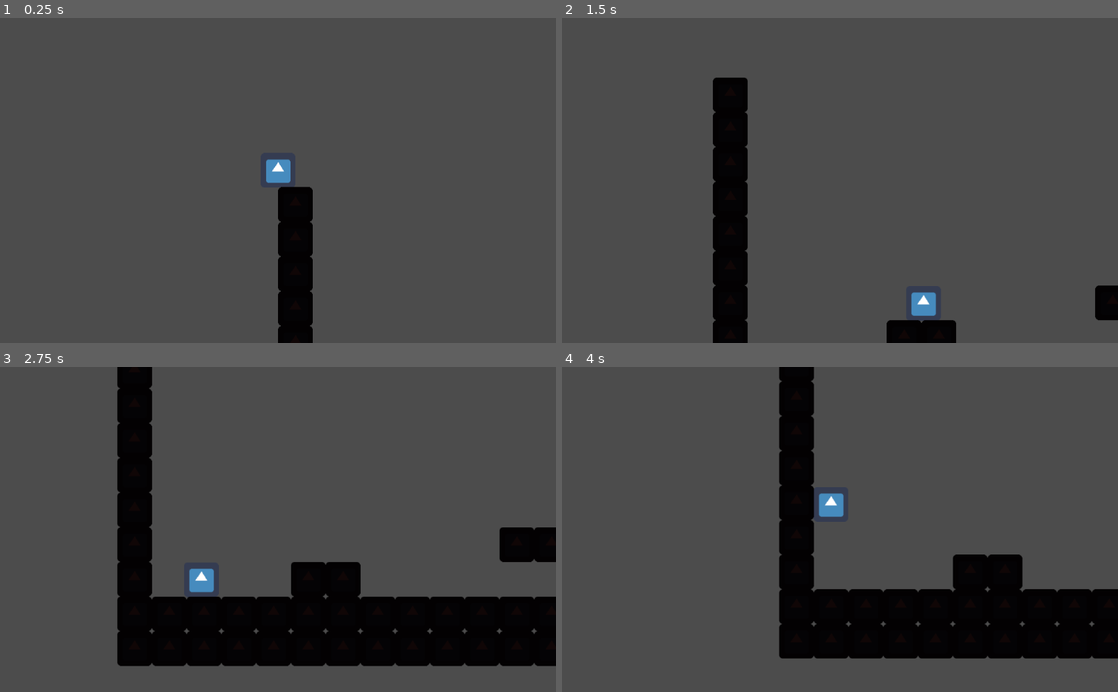
Above: before the commit, frames 1-4 (two rows, left to right).
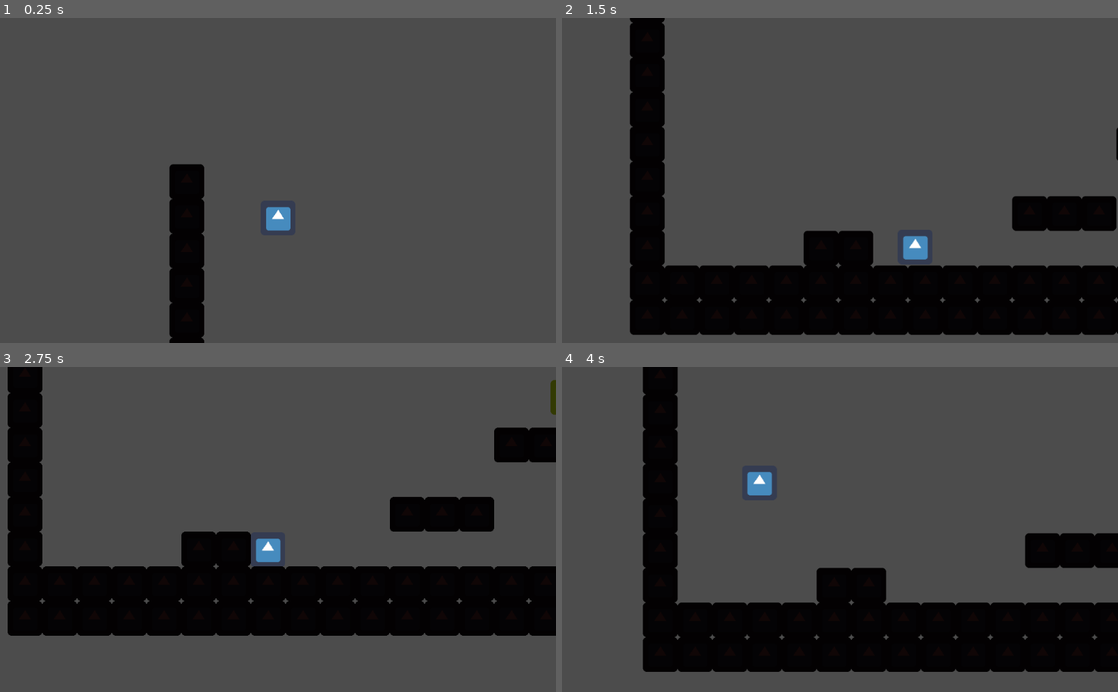
Above: after the commit, the same moments.

Repository: Khaleer/gamejam
Game: Godot game, scene res://main_scene.tscn
The game is run twice, just before and just after one commit, with the same random seed, the same clock (stepped at 60 frames per second) and the same inputs. The engine's default icon, where the game draws it, is replaced by a stand-in: a white triangle on a blue panel in a dark square.
Inputs:
- Up to frame 1 (0.25 s): no input
- Up to frame 2 (1.5 s): hold Shift (fast_movement) 0.53-1.28 s; hold Right (right) from 0.53 s (still down); tap W (jump) at 0.77 s; tap Shift (fast_movement) at 1.35 s
- Up to frame 3 (2.75 s): tap W (jump) at 1.52 s; release Right (right) at 2.03 s; hold A (left) from 2.03 s (still down); hold Shift (fast_movement) from 2.03 s (still down)
- Up to frame 4 (4 s): keep holding A (left); release Shift (fast_movement) at 2.78 s; tap Shift (fast_movement) at 2.85 s; tap W (jump) at 3.02, 3.77 s; hold Shift (fast_movement) from 3.53 s (still down)

The runs differ from the first frame. In frame 1, 6.9% of the frame differs, in the area x 30-57%, y 43-100%; in frame 2, 29%; in frame 3, 31%, in the area x 1-100%, y 0-93%; in frame 4, 23%.

Commit message:
UI update
In this update we have:
- totally ugly but working UI
-absolutelly messed up item system
-item blueprint scene
and i want to kill myself already
HAVE FUN

Diff:
--- a/game/Global.gd
+++ b/game/Global.gd
@@ -1,15 +1,7 @@
 extends Node
 
-
-var is_item_collected = false
-var item = 0
-
-
-# Called when the node enters the scene tree for the first time.
-func _ready():
-	pass # Replace with function body.
-
-
-# Called every frame. 'delta' is the elapsed time since the previous frame.
-#func _process(delta):
-#	pass
+var item_one_collected = false
+var item_two_collected = false
+var item_three_collected = false
+var item_four_collected = false
+var item_five_collected = false
--- /dev/null
+++ b/game/UI_START_MENU.gd
@@ -0,0 +1,7 @@
+extends Control
+
+
+
+
+func _on_Button_pressed() -> void:
+	get_tree().change_scene("res://levels/Level_1.tscn")
--- a/game/items/item.gd
+++ b/game/items/item.gd
@@ -5,7 +5,7 @@
 
 func collected():
 	emit_signal("item_collected")
-	Global.is_item_collected = true
+	Global.item_one_collected = true
 	queue_free()
 
 func _on_items_body_entered(body):
--- a/game/items/item.tscn
+++ b/game/items/item.tscn
@@ -13,7 +13,7 @@
 shape = SubResource( 1 )
 
 [node name="Sprite" type="Sprite" parent="."]
-modulate = Color( 0.952941, 0.0392157, 0.0392157, 1 )
+modulate = Color( 0.945098, 0.952941, 0.0392157, 1 )
 texture = ExtResource( 1 )
 
 [connection signal="body_entered" from="." to="." method="_on_items_body_entered"]
--- /dev/null
+++ b/game/levels/Level_1.tscn
@@ -0,0 +1,15 @@
+[gd_scene load_steps=4 format=2]
+
+[ext_resource path="res://items/Time_machine.tscn" type="PackedScene" id=1]
+[ext_resource path="res://player/player.tscn" type="PackedScene" id=2]
+[ext_resource path="res://levels/tileset_1.tscn" type="PackedScene" id=3]
+
+[node name="Level_1" type="Node2D"]
+
+[node name="player" parent="." instance=ExtResource( 2 )]
+position = Vector2( 192, 0 )
+
+[node name="level" parent="." instance=ExtResource( 3 )]
+
+[node name="Time_machine" parent="." instance=ExtResource( 1 )]
+position = Vector2( 1640, 288 )
--- /dev/null
+++ b/game/main.tscn
@@ -0,0 +1,34 @@
+[gd_scene load_steps=2 format=2]
+
+[ext_resource path="res://UI_START_MENU.gd" type="Script" id=1]
+
+[node name="Control" type="Control"]
+anchor_right = 1.0
+anchor_bottom = 1.0
+script = ExtResource( 1 )
+__meta__ = {
+"_edit_use_anchors_": false
+}
+
+[node name="Label" type="Label" parent="."]
+anchor_right = 0.334
+anchor_bottom = 0.097
+margin_left = 64.0
+margin_top = 64.0
+margin_right = -86.016
+margin_bottom = 69.8
+text = "TITLE"
+align = 1
+valign = 1
+
+[node name="Button" type="Button" parent="."]
+margin_left = 64.0
+margin_top = 448.0
+margin_right = 256.0
+margin_bottom = 504.0
+text = "START GAME"
+__meta__ = {
+"_edit_use_anchors_": false
+}
+
+[connection signal="pressed" from="Button" to="." method="_on_Button_pressed"]
--- a/game/main_scene.tscn
+++ b/game/main_scene.tscn
@@ -1,12 +1,14 @@
-[gd_scene load_steps=4 format=2]
+[gd_scene load_steps=5 format=2]
 
 [ext_resource path="res://player/player.tscn" type="PackedScene" id=1]
 [ext_resource path="res://levels/tileset_1.tscn" type="PackedScene" id=2]
 [ext_resource path="res://items/Time_machine.tscn" type="PackedScene" id=3]
+[ext_resource path="res://items/item.tscn" type="PackedScene" id=4]
 
 [node name="world" type="Node2D"]
 
 [node name="player" parent="." instance=ExtResource( 1 )]
+position = Vector2( 200, 16 )
 collision_layer = 2
 collision_mask = 3
 
@@ -15,3 +17,6 @@
 
 [node name="level" parent="." instance=ExtResource( 2 )]
 tile_data = PoolIntArray( -131077, 1, 0, -65541, 1, 0, -5, 1, 0, 65531, 1, 0, 0, 0, 0, 131067, 1, 0, 65536, 0, 0, 65544 …(1475 unchanged characters)…
+
+[node name="items" parent="." instance=ExtResource( 4 )]
+position = Vector2( 1032, 200 )
